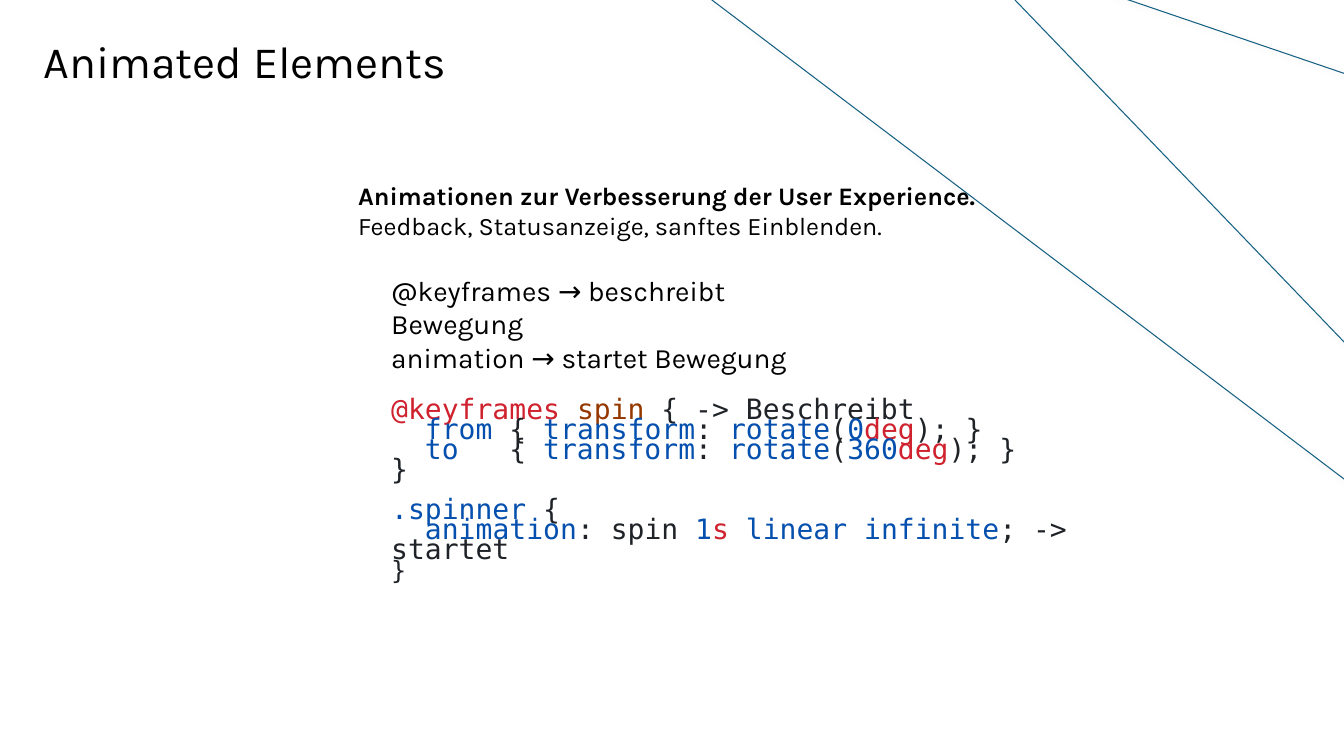
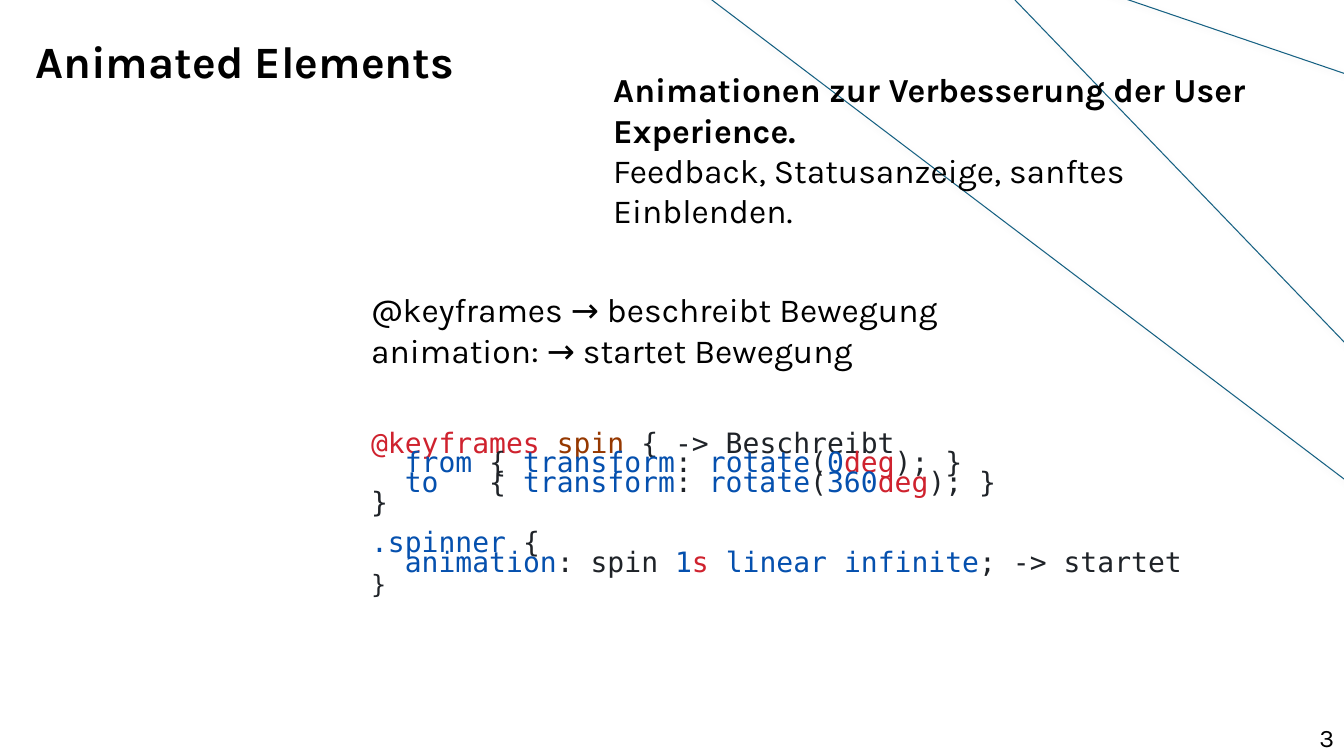
Before and after one commit to wannas234/CSS-Animationen-und-Transitionen, a slide deck: slide 4 of Präsentation-CSS-T&A.pptx. Drawn at 1344x756 pixels with LibreOffice and Linux fonts; fonts in the diff are those of the drawing; background and template pictures are left out. Boxes give left, top, right and bottom in pixels: in the first picture for what was removed or moved away, otherwise in the second. Text is boxed around its words. In the diff, an @@ line names an element or a change of style, - is before the commit and + after.

```diff
--- a/Präsentation-CSS-T&A.pptx
+++ b/Präsentation-CSS-T&A.pptx
@@ title "Animated Elements" at <box>35,46,454,79</box>: bold on @@
@@ text "Animationen zur Verbesserung der User ...": place and size @@
-text "Animationen zur Verbesserung der User ..." at <box>358,182,975,241</box>
+text "Animationen zur Verbesserung der User ..." at <box>613,72,1245,224</box>
@@ text "Animationen zur Verbesserung der User ..." at <box>613,72,1245,224</box>: size 18 to 24 pt @@
@@ text "@keyframes → beschreibt Bewegung": place and size @@
-text "@keyframes → beschreibt Bewegung" at <box>391,281,786,375</box>
+text "@keyframes → beschreibt Bewegung" at <box>371,299,937,372</box>
@@ text at <box>371,299,937,331</box>: size 20 to 24 pt in "@keyframes → beschreibt Bewegung" @@
@@ text at <box>371,340,852,372</box>: text changed; size 20 to 24 pt @@
-animation → startet Bewegung
+animation: → startet Bewegung
@@ text "@keyframes spin { -> Beschreibt" rewrapped from <box>391,397,1016,565</box> to <box>371,431,1182,578</box> @@
@@ text added at <box>1319,731,1334,748</box>, 18 pt, text #000000 @@
+3
```
Also in this commit, not shown: 3 other slides changed, 1 slide added, 10 other files.
